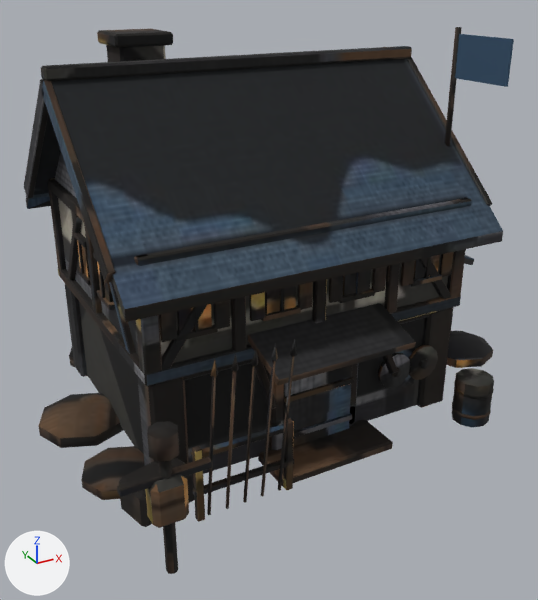
Before and after pictures for a commit that changed the glTF model public/models/wacht_barracks.glb.
Before and after are seen from a camera (50 mm lens) standing at (-3.52, -6.83, 4.44) and looking at (0.1, -0.26, 1.16). The axes (+X, +Y, +Z) are drawn at lower left. The lights are the same throughout. The picture after the commit comes second. Vertices at exactly the same position are counted once.

Objects in the first picture: 'Fahne1', 'wacht_barracks'.
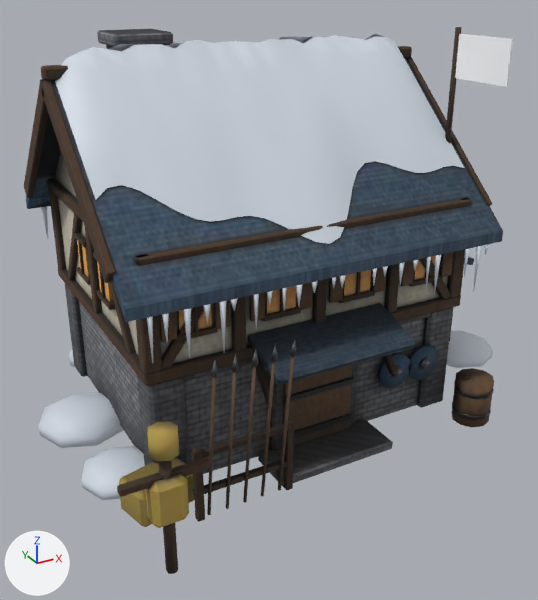
Changed parts and their boxes [x1, y1, x2, y2] in the pictures (538 x 600 px):
'Schnee', added: after [39, 34, 493, 500]
'Fahne1', recoloured (dark blue to white): [455, 34, 514, 87] in both
part 1 of me_sockel, deleted: before [39, 331, 493, 500]
part 2 of me_sockel, surface changed (lighter): [24, 27, 503, 571] in both

Patch to the scene script:
```diff
--- a/public/models/wacht_barracks.glb.py
+++ b/public/models/wacht_barracks.glb.py
@@ mat_tuch @@
 mat_tuch = principled_material('tuch')
-mat_tuch.base_color = (0.0343, 0.0802, 0.144)  # dark blue #34506a
+mat_tuch.base_color = (1.0, 1.0, 1.0)  # white #ffffff
 mat_tuch.roughness = 0.95
@@ mat_schnee @@
+mat_schnee = principled_material('Schnee')
+mat_schnee.base_color = (0.665, 0.723, 0.807)  # white #d5dde8
@@ me_sockel @@
 # used by ob_wacht_barracks; location = (0.0, 0.0, 0.0)
-me_sockel.from_pydata(...)  # 2987 vertices, 5382 faces; spans x -2.43..3.18, y -2.47..2.32, z -0.27..3.95
+me_sockel.from_pydata(...)  # 2783 vertices, 4998 faces; spans x -2.33..2.71, y -2.47..1.72, z 0.0..3.95
+# me_sockel part 1: 6 loose pieces with 204 vertices, spanning x -2.43..3.18, y -1.28..2.32, z -0.27..0.27, are deleted
+# me_sockel part 2: 4953 kept faces spanning x -2.33..2.71, y -2.47..1.72, z 0.0..3.95 get new texture (UV) coordinates
 me_sockel.materials.append(mat_wacht_barracks_gebacken)
@@ me_schneedecke @@
+me_schneedecke.from_pydata(...)  # 941 vertices, 1584 faces; spans x -2.43..3.18, y -1.76..2.32, z -0.27..3.86
+me_schneedecke.materials.append(mat_schnee)  # white #d5dde8
@@ ob_schnee @@
+ob_schnee = bpy.data.objects.new('Schnee', me_schneedecke)
+ob_schnee.location = (0.0, 0.0, 0.0)
```
